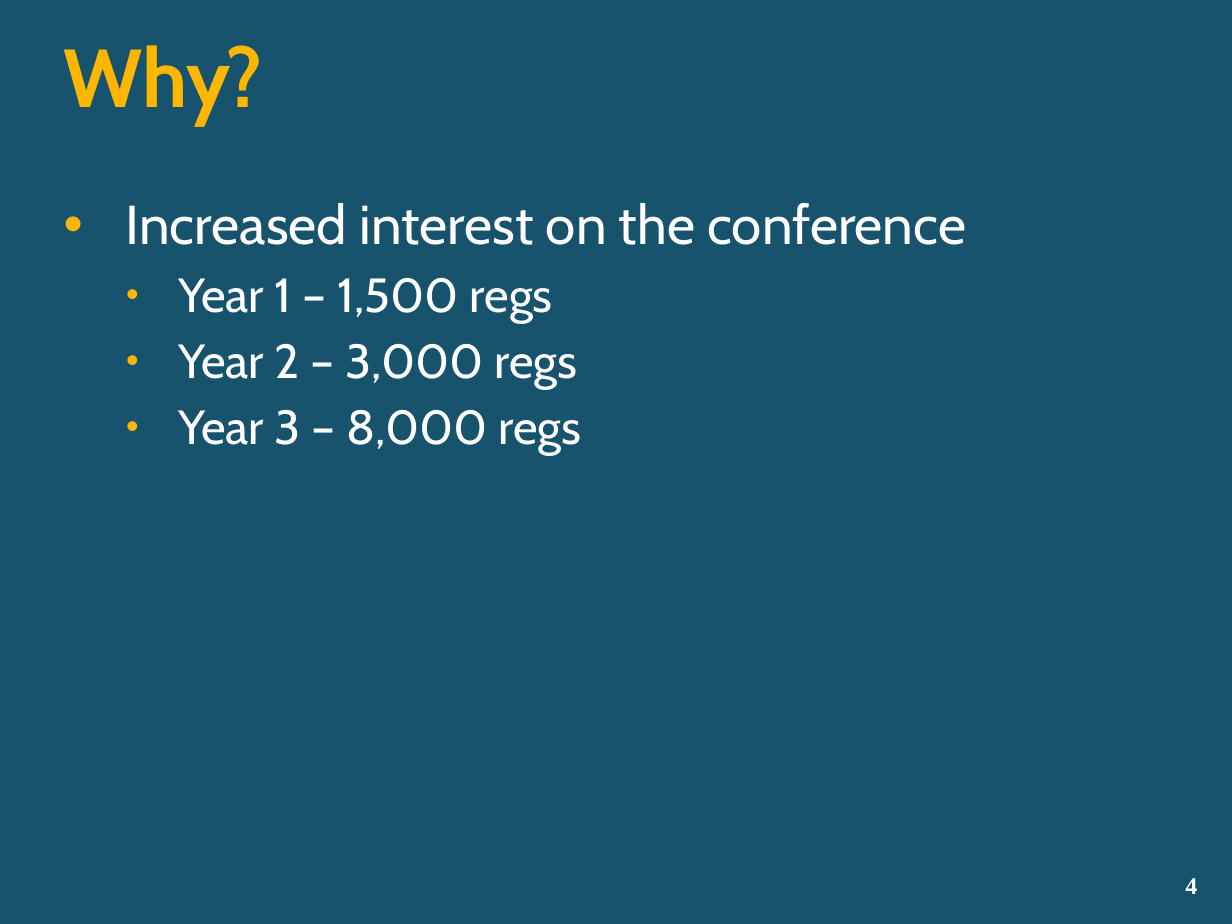
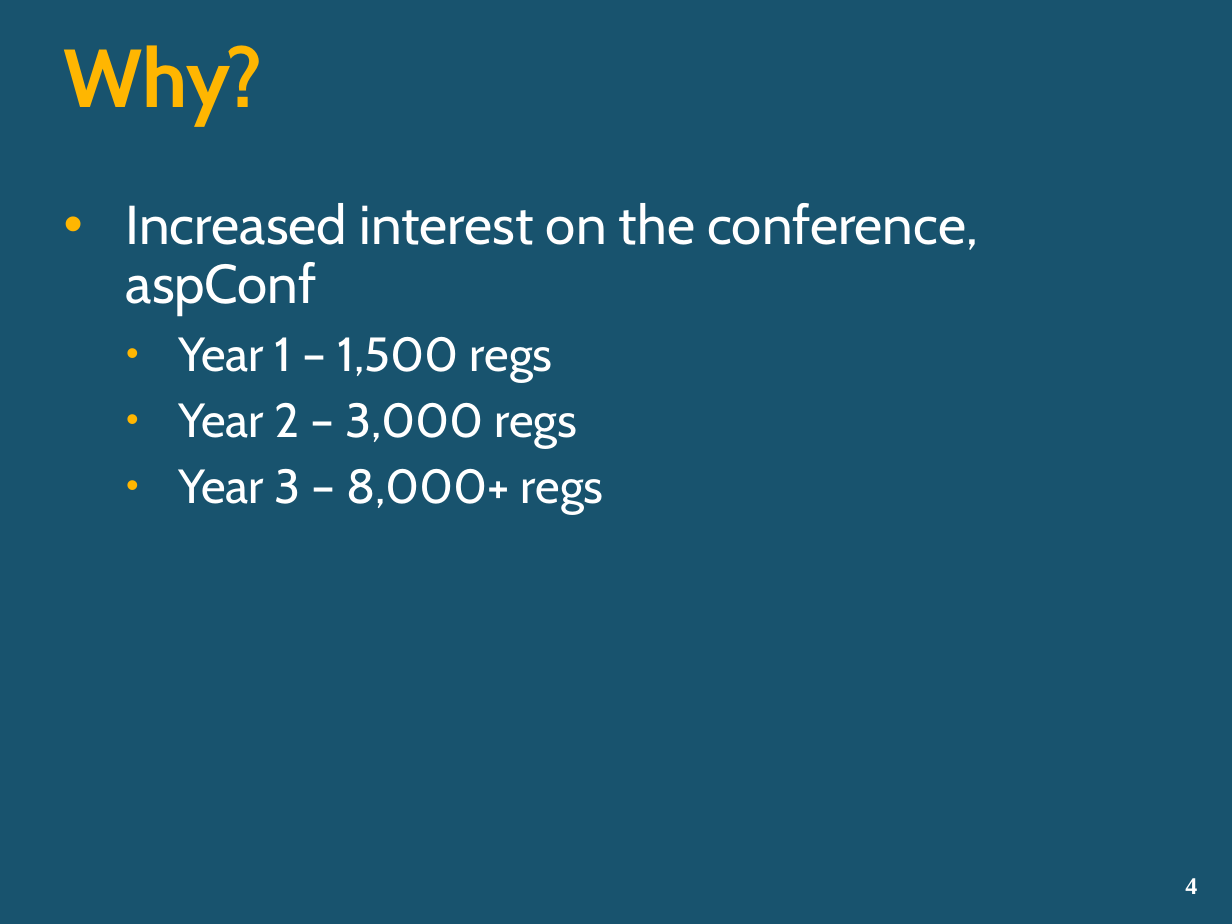
Before and after one commit to lozanotek/cloudscale, a slide deck: slide 4 of slides/CloudScale.pptx. Drawn at 1232x924 pixels with LibreOffice and Linux fonts; fonts in the diff are those of the drawing; background and template pictures are left out. Boxes give left, top, right and bottom in pixels: in the first picture for what was removed or moved away, otherwise in the second. Text is boxed around its words. In the diff, an @@ line names an element or a change of style, - is before the commit and + after.

```diff
--- a/slides/CloudScale.pptx
+++ b/slides/CloudScale.pptx
@@ text at (126, 203, 978, 316): text changed @@
-• Increased interest on the conference
+• Increased interest on the conference, aspConf
@@ text at (178, 469, 604, 514): text changed @@
-  • Year 3 – 8,000 regs
+  • Year 3 – 8,000+ regs
```
Also in this commit, not shown: 2 other files.
